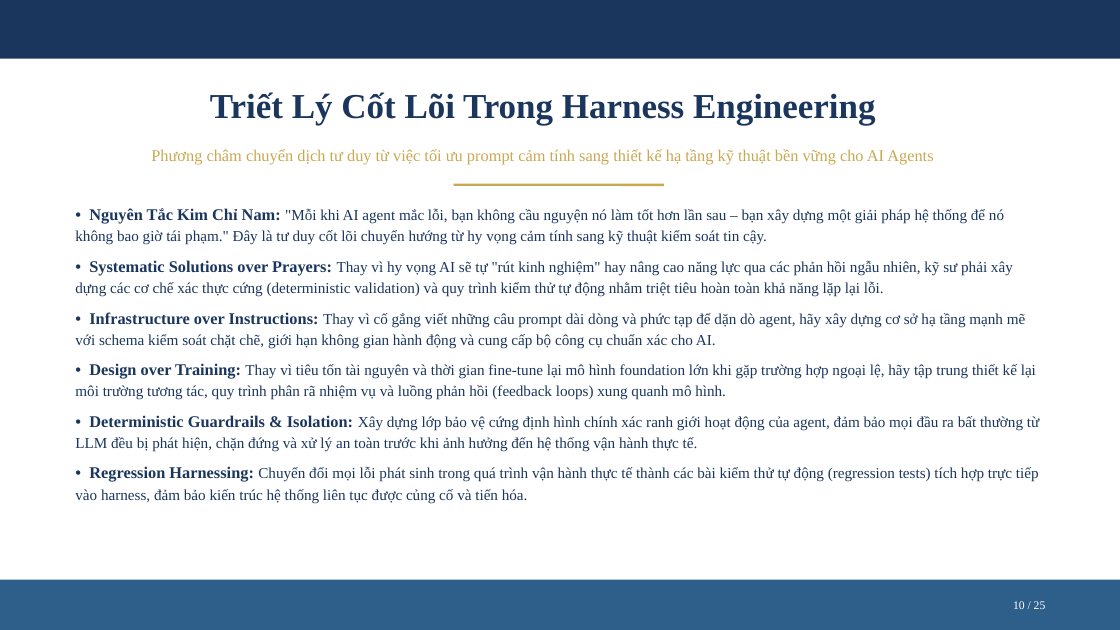
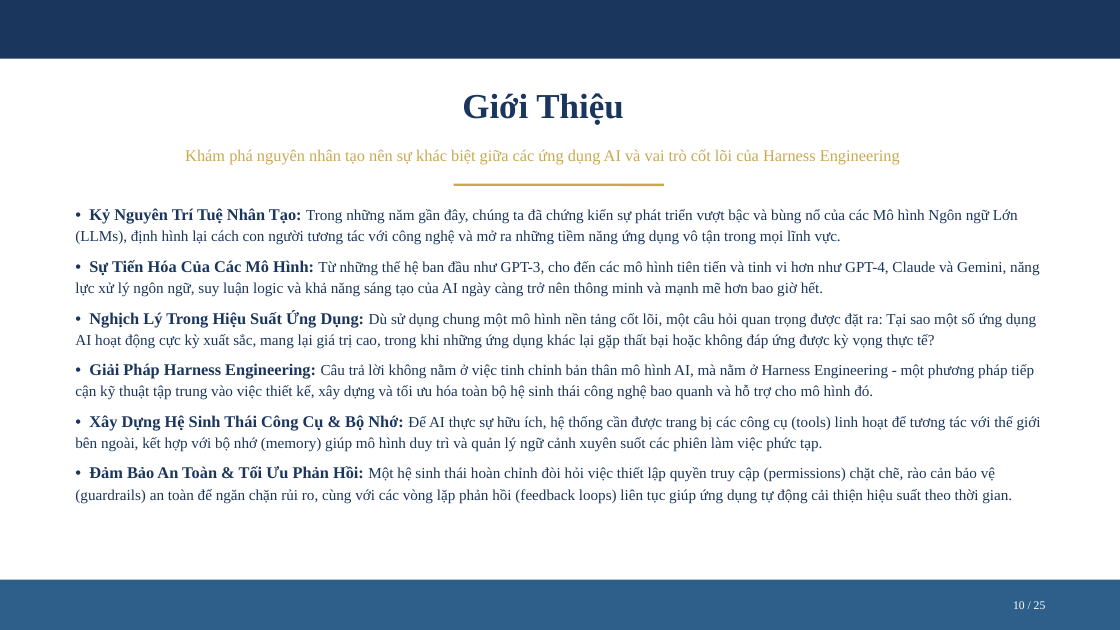
Before and after one commit to nbhson/tool-harness-generate-slide, a slide deck: slide 10 of harness-engineer.pptx. Drawn at 1120x630 pixels with LibreOffice and Linux fonts; fonts in the diff are those of the drawing. Boxes give left, top, right and bottom in pixels: in the first picture for what was removed or moved away, otherwise in the second. Text is boxed around its words. In the diff, an @@ line names an element or a change of style, - is before the commit and + after.

Commit message:
feat: improve slide exporter and add visual test tests

```diff
--- a/harness-engineer.pptx
+++ b/harness-engineer.pptx
@@ text at box(462, 93, 623, 125): text changed @@
-Triết Lý Cốt Lõi Trong Harness Engineering
+Giới Thiệu
@@ text at box(185, 149, 900, 165): text changed @@
-Phương châm chuyển dịch tư duy từ việc tối ưu prompt cảm tính sang thiết kế hạ tầng kỹ thuật bền vững cho AI Agents
+Khám phá nguyên nhân tạo nên sự khác biệt giữa các ứng dụng AI và vai trò cốt lõi của Harness Engineering
@@ text at box(75, 208, 1041, 504): text changed @@
-• Nguyên Tắc Kim Chỉ Nam: "Mỗi khi AI agent mắc lỗi, bạn không cầu nguyện nó làm tốt hơn lần sau – bạn xây dựng một giải pháp hệ thống để nó không bao giờ tái phạm." Đây là tư duy cốt lõi chuyển hướng từ hy vọng cảm tính sang kỹ thuật kiểm soát tin cậy.
-• Systematic Solutions over Prayers: Thay vì hy vọng AI sẽ tự "rút kinh nghiệm" hay nâng cao năng lực qua các phản hồi ngẫu nhiên, kỹ sư phải xây dựng các cơ chế xác thực cứng (deterministic validation) và quy trình kiểm thử tự động nhằm triệt tiêu hoàn toàn khả năng lặp lại lỗi.
-• Infrastructure over Instructions: Thay vì cố gắng viết những câu prompt dài dòng và phức tạp để dặn dò agent, hãy xây dựng cơ sở hạ tầng mạnh mẽ với schema kiểm soát chặt chẽ, giới hạn không gian hành động và cung cấp bộ công cụ chuẩn xác cho AI.
-• Design over Training: Thay vì tiêu tốn tài nguyên và thời gian fine-tune lại mô hình foundation lớn khi gặp trường hợp ngoại lệ, hãy tập trung thiết kế lại môi trường tương tác, quy trình phân rã nhiệm vụ và luồng phản hồi (feedback loops) xung quanh mô hình.
-• Deterministic Guardrails & Isolation: Xây dựng lớp bảo vệ cứng định hình chính xác ranh giới hoạt động của agent, đảm bảo mọi đầu ra bất thường từ LLM đều bị phát hiện, chặn đứng và xử lý an toàn trước khi ảnh hưởng đến hệ thống vận hành thực tế.
-• Regression Harnessing: Chuyển đổi mọi lỗi phát sinh trong quá trình vận hành thực tế thành các bài kiểm thử tự động (regression tests) tích hợp trực tiếp vào harness, đảm bảo kiến trúc hệ thống liên tục được củng cố và tiến hóa.
+• Kỷ Nguyên Trí Tuệ Nhân Tạo: Trong những năm gần đây, chúng ta đã chứng kiến sự phát triển vượt bậc và bùng nổ của các Mô hình Ngôn ngữ Lớn (LLMs), định hình lại cách con người tương tác với công nghệ và mở ra những tiềm năng ứng dụng vô tận trong mọi lĩnh vực.
+• Sự Tiến Hóa Của Các Mô Hình: Từ những thế hệ ban đầu như GPT-3, cho đến các mô hình tiên tiến và tinh vi hơn như GPT-4, Claude và Gemini, năng lực xử lý ngôn ngữ, suy luận logic và khả năng sáng tạo của AI ngày càng trở nên thông minh và mạnh mẽ hơn bao giờ hết.
+• Nghịch Lý Trong Hiệu Suất Ứng Dụng: Dù sử dụng chung một mô hình nền tảng cốt lõi, một câu hỏi quan trọng được đặt ra: Tại sao một số ứng dụng AI hoạt động cực kỳ xuất sắc, mang lại giá trị cao, trong khi những ứng dụng khác lại gặp thất bại hoặc không đáp ứng được kỳ vọng thực tế?
+• Giải Pháp Harness Engineering: Câu trả lời không nằm ở việc tinh chỉnh bản thân mô hình AI, mà nằm ở Harness Engineering - một phương pháp tiếp cận kỹ thuật tập trung vào việc thiết kế, xây dựng và tối ưu hóa toàn bộ hệ sinh thái công nghệ bao quanh và hỗ trợ cho mô hình đó.
+• Xây Dựng Hệ Sinh Thái Công Cụ & Bộ Nhớ: Để AI thực sự hữu ích, hệ thống cần được trang bị các công cụ (tools) linh hoạt để tương tác với thế giới bên ngoài, kết hợp với bộ nhớ (memory) giúp mô hình duy trì và quản lý ngữ cảnh xuyên suốt các phiên làm việc phức tạp.
+• Đảm Bảo An Toàn & Tối Ưu Phản Hồi: Một hệ sinh thái hoàn chỉnh đòi hỏi việc thiết lập quyền truy cập (permissions) chặt chẽ, rào cản bảo vệ (guardrails) an toàn để ngăn chặn rủi ro, cùng với các vòng lặp phản hồi (feedback loops) liên tục giúp ứng dụng tự động cải thiện hiệu suất theo thời gian.
```
Also in this commit, not shown: 18 other slides changed, 6 slides added, 6 slides removed, 17 other files.
